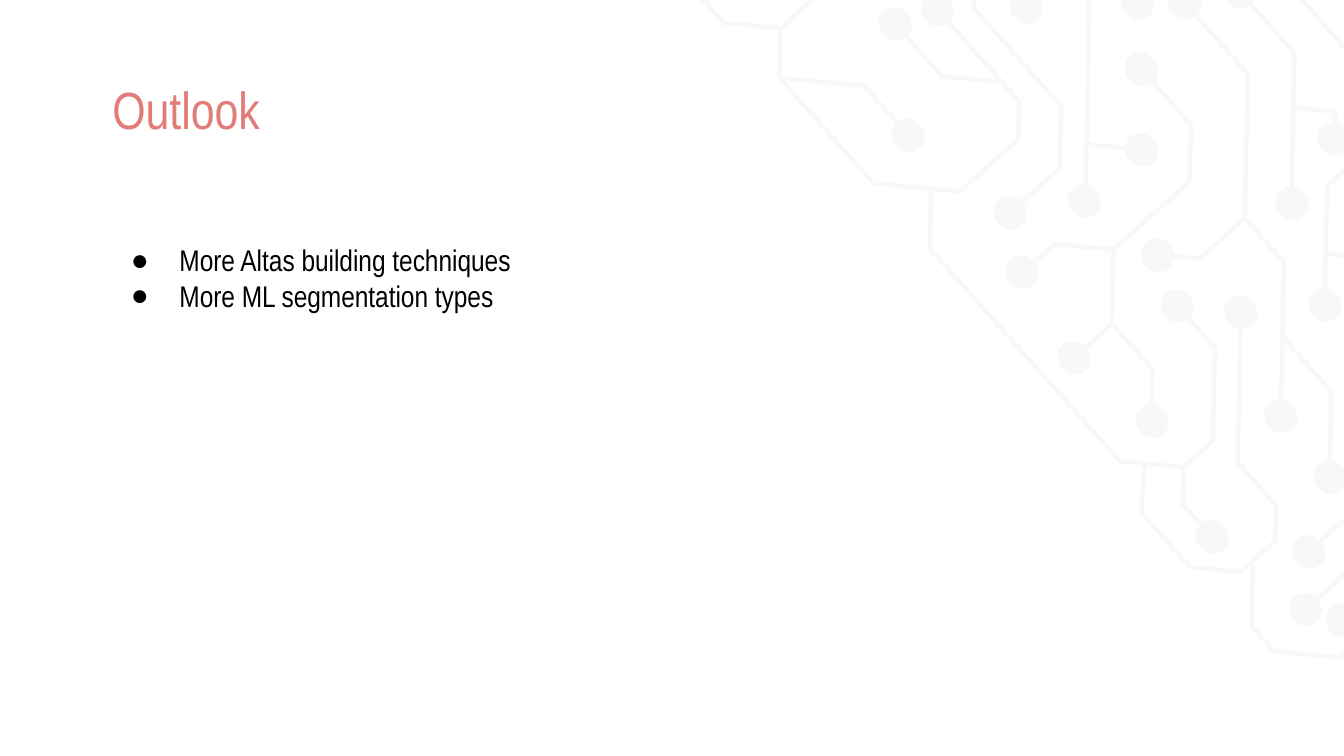
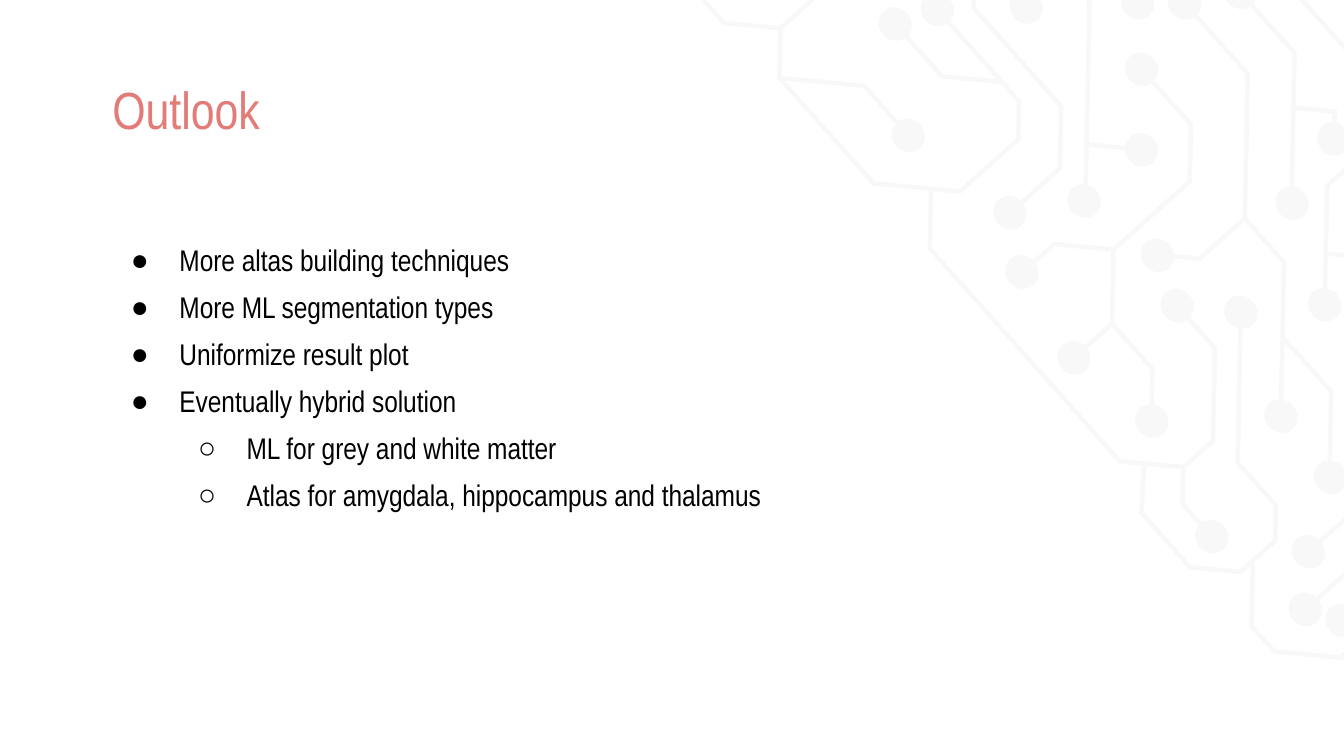
Before and after one commit to uro1012/MIALab, a slide deck: slide 9 of presentation/Presentation_valerioMollet.pptx. Drawn at 1344x756 pixels with LibreOffice and Linux fonts; fonts in the diff are those of the drawing. Boxes give left, top, right and bottom in pixels: in the first picture for what was removed or moved away, otherwise in the second. Text is boxed around its words. In the diff, an @@ line names an element or a change of style, - is before the commit and + after.

```diff
--- a/presentation/Presentation_valerioMollet.pptx
+++ b/presentation/Presentation_valerioMollet.pptx
@@ text at [179, 249, 509, 277]: text changed @@
-● More Altas building techniques
+● More altas building techniques
@@ text at [179, 296, 493, 324]: more space between paragraphs @@
@@ text at [179, 343, 761, 513]: paragraphs added @@
+● Uniformize result plot
+● Eventually hybrid solution
+  ○ ML for grey and white matter
+  ○ Atlas for amygdala, hippocampus and thalamus
```
Also in this commit, not shown: 8 other slides changed, 1 other file.
